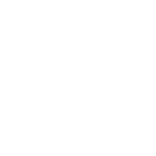
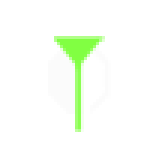
Two versions of the same layered image (156x156). Layer-by-layer changes:
added layer "playmarker" above "click_on" over [54, 36, 105, 132]
hid group "click" (2nd of 2) (3 layers) over [48, 42, 108, 111]
showed "monitor" over [48, 42, 108, 114]
